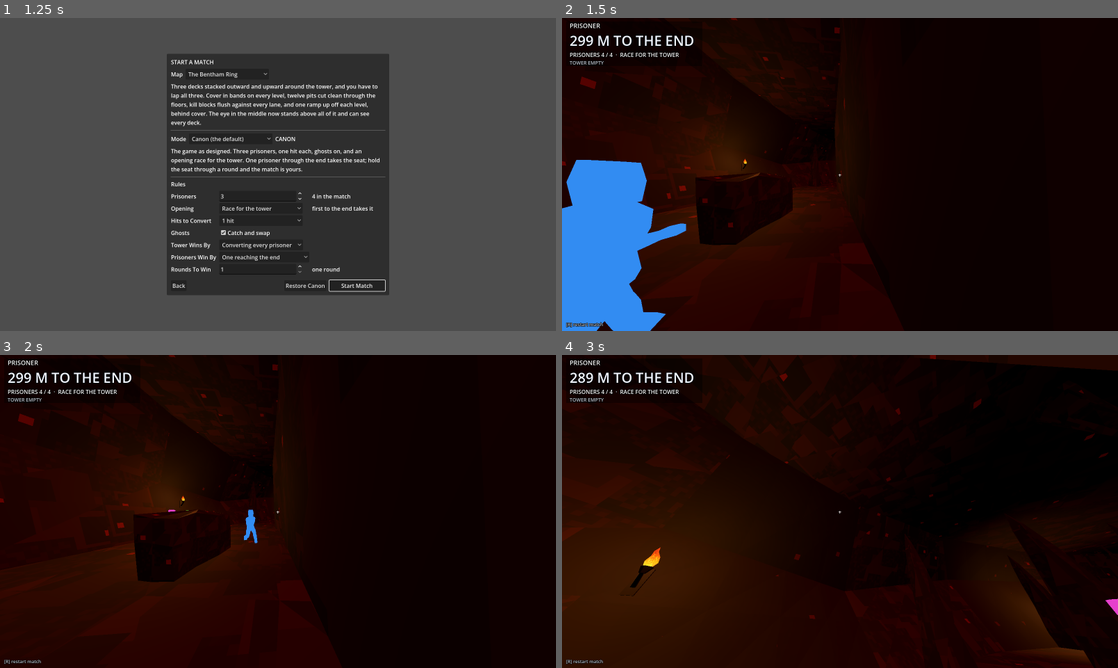
Above: before the commit, frames 1-4 (two rows, left to right).
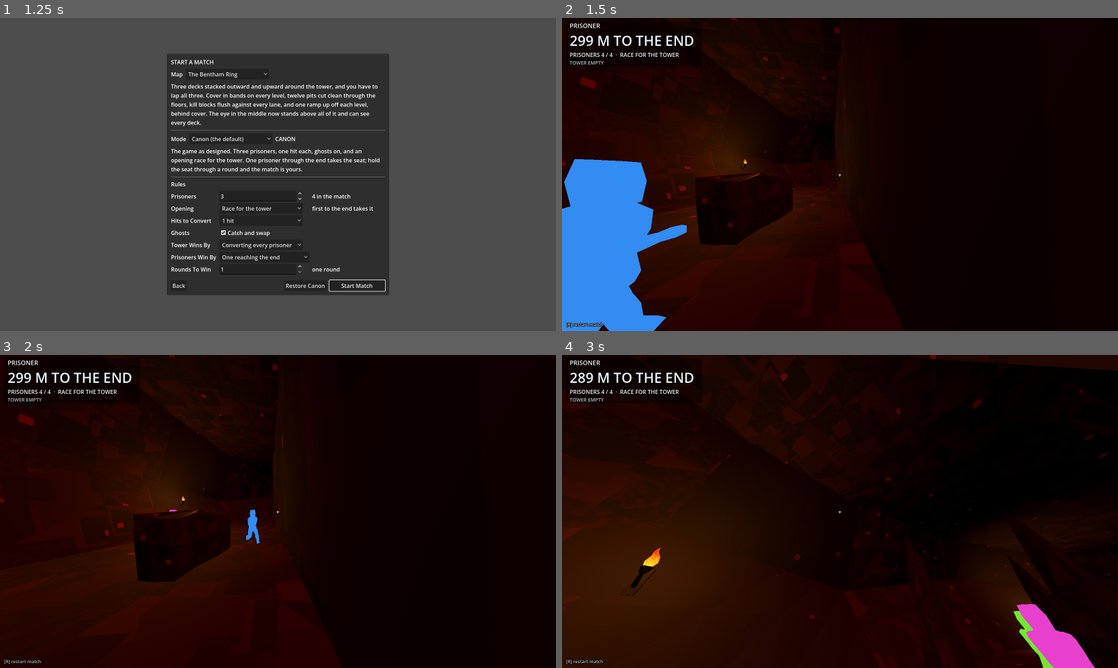
Above: after the commit, the same moments.

Repository: neotechnites/panopticon
Game: Godot game, scene res://scenes/ui/main_menu.tscn
Two runs of this game, one before a commit and one after it. Both use one fixed random seed, a clock stepped at 60 frames per second and the inputs below. Sound files missing from this copy of the repository are replaced by a short silence.
Inputs (mouse positions are in pixels of both pictures, inside the frame that each line leads up to):
- Up to frame 1 (1.25 s): click "Play" at 0.5 s
- Up to frame 2 (1.5 s): click "Start Match" at 1.25 s
- Up to frame 3 (2 s): no input
- Up to frame 4 (3 s): tap Enter at 2 s; move the mouse to (867, 511) at 2.02 s; hold W (move_forward) from 2.03 s (still down); click (867, 511) at 2.1 s; tap Space (jump) at 2.27 s; move the mouse to (812, 511) at 2.77 s; tap Shift (slide) at 2.85 s

Frame 1 is identical in both runs. In frame 2, 0.4% of the frame differs, in the area x 0-23%, y 45-100%; in frame 3, 0.1%; in frame 4, 1.6%, in the area x 81-100%, y 77-100%.

Commit message:
bots: bake the navmesh from all static colliders, no AABB clipping; Demon Run choke gone
Co-Authored-By: Claude Fable 5.1 <noreply@anthropic.com>

Diff:
--- a/scripts/bot/ring_navigation.gd
+++ b/scripts/bot/ring_navigation.gd
@@ -90,8 +90,9 @@
 	mesh.agent_height = AGENT_HEIGHT
 	mesh.agent_max_climb = AGENT_MAX_CLIMB
 	mesh.agent_max_slope = AGENT_MAX_SLOPE_DEGREES
-	if bounds.has_volume():
-		mesh.filter_baking_aabb = into_root * bounds
+	## No filter_baking_aabb: it was clipping deck-adjacent colliders at the
+	## Demon Run and skewing Recast's voxelization into a choke there. The
+	## static-collider mask already keeps the parsed set small; bake stayed fast.
 
 	var source: NavigationMeshSourceGeometryData3D = NavigationMeshSourceGeometryData3D.new()
 	NavigationServer3D.parse_source_geometry_data(mesh, source, root)
